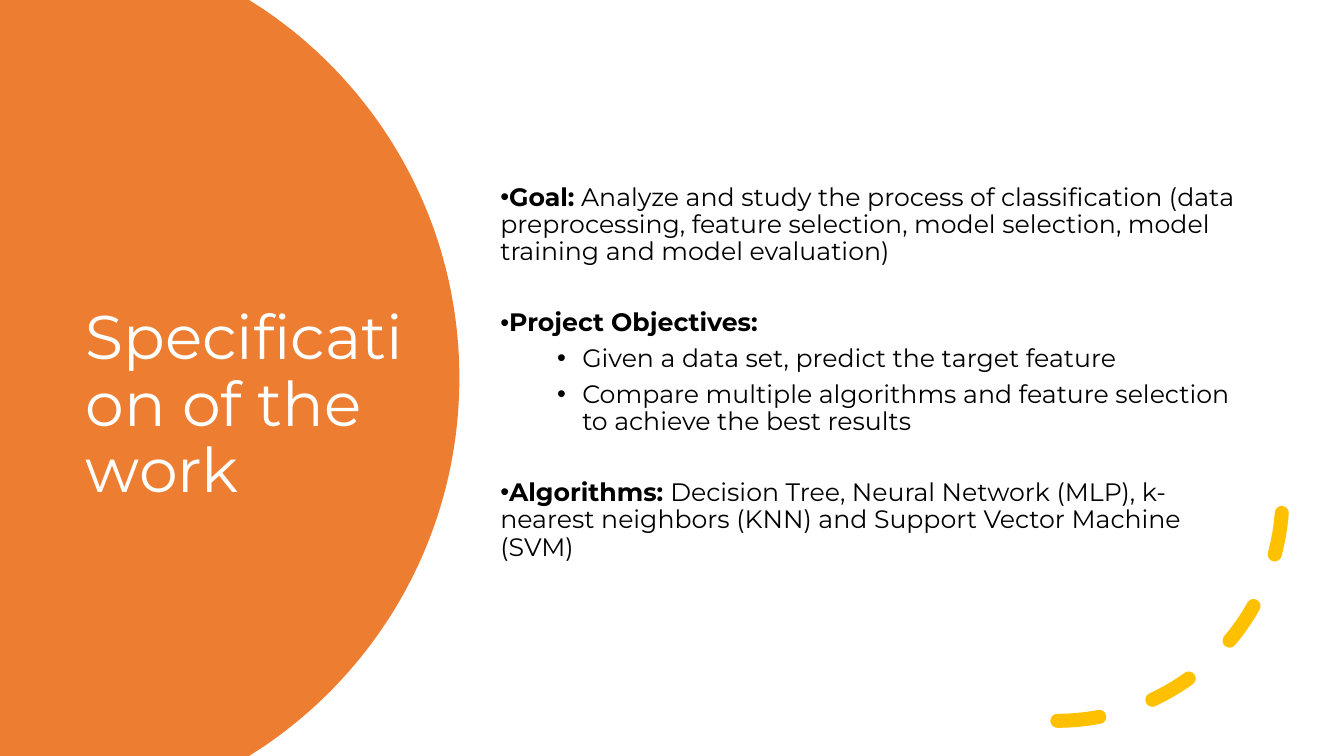
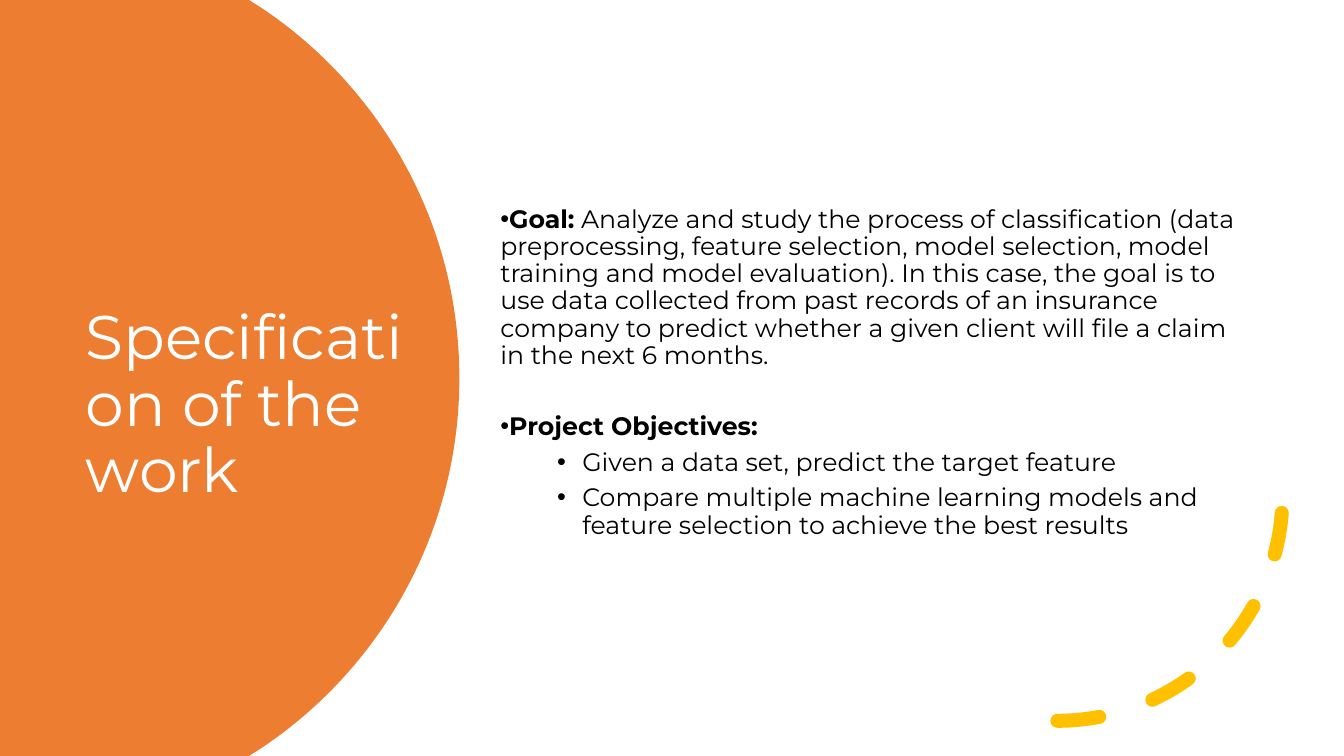
Before and after one commit to afs202005277/HeartDiseasePrediction, a slide deck: slide 2 of Supervised Learning.pptx (slide 3 before the commit). Drawn at 1344x756 pixels with LibreOffice and Linux fonts; fonts in the diff are those of the drawing. Boxes give left, top, right and bottom in pixels: in the first picture for what was removed or moved away, otherwise in the second. Text is boxed around its words. In the diff, an @@ line names an element or a change of style, - is before the commit and + after.

Commit message:
minor changes to ppt

```diff
--- a/Supervised Learning.pptx
+++ b/Supervised Learning.pptx
@@ text at <box>500,209,1234,364</box>: text changed @@
-• Goal: Analyze and study the process of classification (data preprocessing, feature selection, model selection, model training and model evaluation)
+• Goal: Analyze and study the process of classification (data preprocessing, feature selection, model selection, model training and model evaluation). In this case, the goal is to use data collected from past records of an insurance company to predict whether a given client will file a claim in the next 6 months.
@@ text at <box>582,487,1198,534</box>: text changed @@
-  • Compare multiple algorithms and feature selection to achieve the best results
-• Algorithms: Decision Tree, Neural Network (MLP), k-nearest neighbors (KNN) and Support Vector Machine (SVM)
+  • Compare multiple machine learning models and feature selection to achieve the best results
```
Also in this commit, not shown: 2 other slides changed, 1 slide added, 1 other file.
